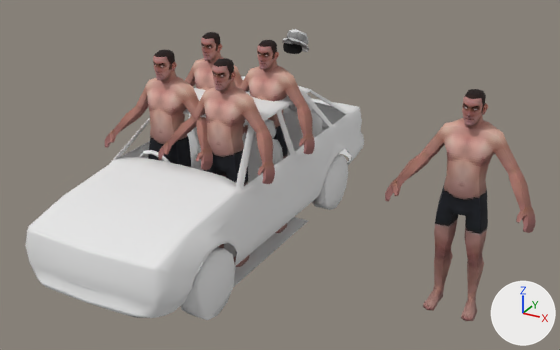
The Blender file Working/CHAR/CharacterAnims.blend as it was, and as the next commit left it.
Before and after are seen from a 50 mm lens placed at (3.95, -5.82, 3.78), pointed at (0.76, -0.03, 0.88). Lighting does not change. The marker at lower right points along +X, +Y and +Z. The older version comes first.

The first picture shows 'Body', 'Body.001', 'Body.004', 'Body.005', 'Body.006', 'Head', 'Head.007', 'Head.009', 'Head.010', 'Head.011', 'Plane', 'SM_VEH_FordEscort_A_01_LOD0' and 2 more.
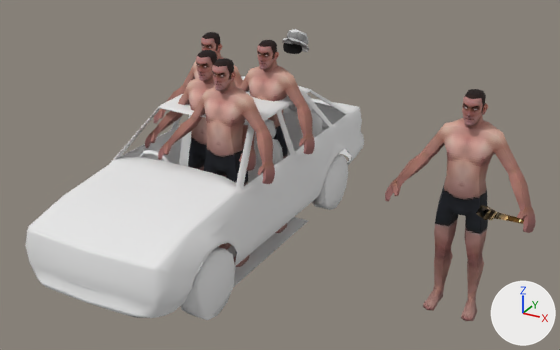
What differs and where, as boxes (x1, y1, x2, y2) in the pictures (560 x 350 px):
'Body', moved
    before: (105, 77, 213, 170)
    after: (145, 78, 256, 250)
'Head', moved
    before: (153, 50, 177, 84)
    after: (196, 50, 217, 84)
'Cube.003', added
    after: (476, 205, 524, 224)

The change, as a list of edits to the scene's bpy script:
```text
Add img_torch_icon_webp:
    img_torch_icon_webp = load_image('Torch_icon.webp', '_unpacked/Torch_icon.webp', 512, 512, 'sRGB')
Add mat_material_001:
    mat_material_001 = bpy.data.materials.new('Material.001')
    mat_material_001.use_nodes = True; mat_material_001.node_tree.nodes.clear()
    _N = mat_material_001.node_tree.nodes; _L = mat_material_001.node_tree.links
    n0 = _N.new('ShaderNodeOutputMaterial'); n0.name = 'Material Output'
    n1 = _N.new('ShaderNodeTexImage'); n1.name = 'Image Texture'
    n1.image = img_torch_icon_webp
    n2 = _N.new('ShaderNodeUVMap'); n2.name = 'UV Map'
    n2.uv_map = 'UVMap.001'
    _L.new(n2.outputs[0], n1.inputs[0])  # 'UV' to 'Vector'
    _L.new(n1.outputs[0], n0.inputs[0])  # 'Color' to 'Surface'
Add me_cube_004:
    me_cube_004.from_pydata(...)  # 42 vertices, 44 faces; spans x -0.06..0.057, y -0.059..0.062, z -0.072..0.523
    me_cube_004.polygons.foreach_set('use_smooth', [True] * 44)
    me_cube_004.materials.append(mat_material_001)
Change ob_body:
    ob_body.location: (-0.351, -0.178, 0.0) -> (0.0, 0.0, 0.0)
Change ob_head:
    ob_head.location: (-0.351, -0.178, 0.0) -> (0.0, 0.0, 0.0)
Add ob_cube_003:
    ob_cube_003 = bpy.data.objects.new('Cube.003', me_cube_004)
    ob_cube_003.location = (3.03, -0.23, 1.044)
    ob_cube_003.rotation_euler = (-1.048, 0.668, 2.924)  # degrees (-60, 38, 168)
```
